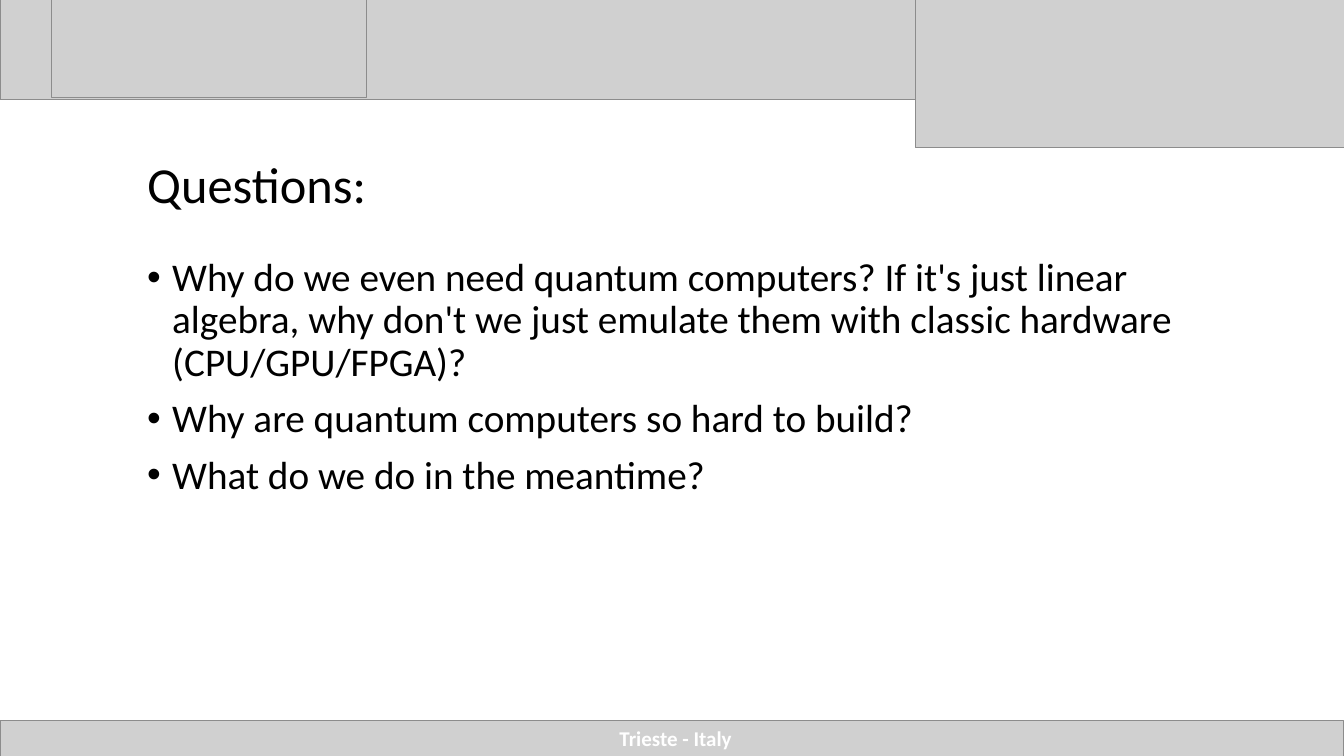
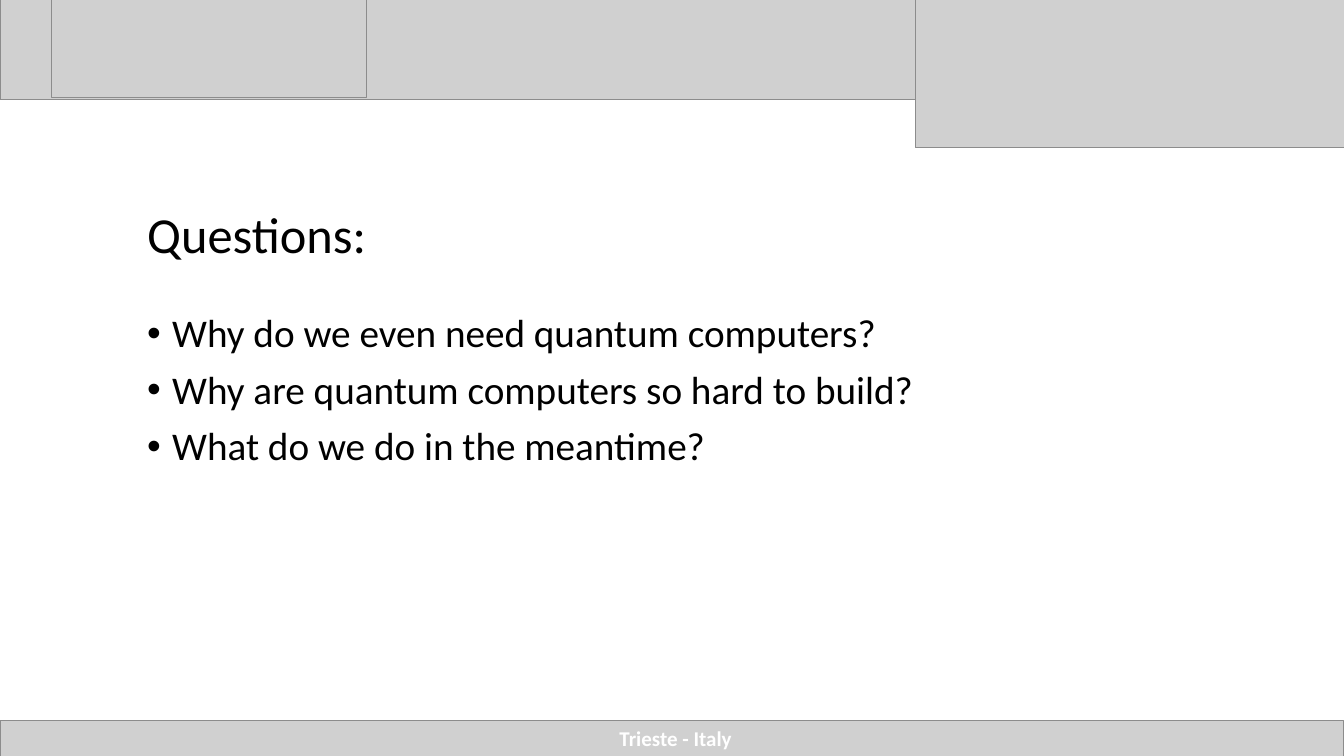
Before and after one commit to agustinsilva447/FPGA, a slide deck: slide 44 of presentacion/presentacion_final/quantum ictp.pptx. Drawn at 1344x756 pixels with LibreOffice and Linux fonts; fonts in the diff are those of the drawing; grey boxes stand for pictures. Boxes give left, top, right and bottom in pixels: in the first picture for what was removed or moved away, otherwise in the second. Text is boxed around its words. In the diff, an @@ line names an element or a change of style, - is before the commit and + after.

Commit message:
presentation quantum ictp

```diff
--- a/presentacion/presentacion_final/quantum ictp.pptx
+++ b/presentacion/presentacion_final/quantum ictp.pptx
@@ title "Questions:": place and size @@
-title "Questions:" at [147, 168, 366, 210]
+title "Questions:" at [147, 218, 366, 260]
@@ text at [172, 319, 876, 354]: text changed @@
-• Why do we even need quantum computers? If it's just linear algebra, why don't we just emulate them with classic hardware (CPU/GPU/FPGA)?
+• Why do we even need quantum computers?
```
Also in this commit, not shown: 1 slide added, 1 other file.
